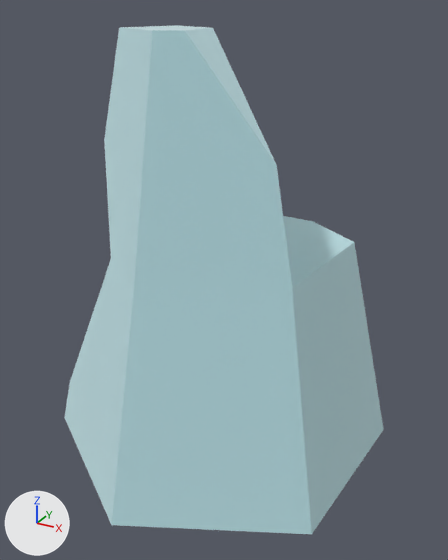
What one commit did to the glTF model public/models/nf2/nature/stone_tallJ.glb.
One viewpoint serves both versions: a 50 mm camera at (0.42, -0.756, 0.594) aimed at (0.011, -0.013, 0.222). Every picture has the same lights, and +X, +Y and +Z are marked at lower left. The older version comes first. Where no turn or scale is listed for an object, it has been applied to the vertices.

In view in the first picture: 'stone_tallJ'.
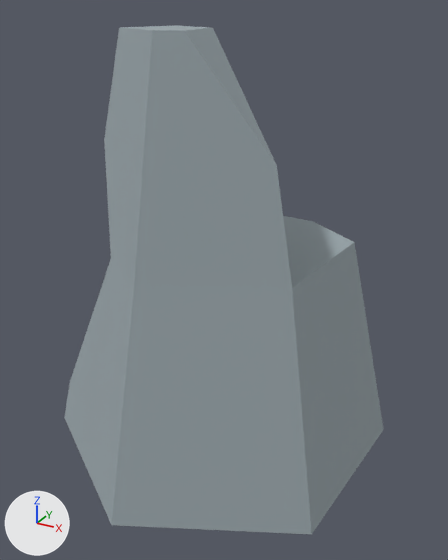
Boxes [x1, y1, x2, y2] around the edits, measured in the pictures (448 x 560 px):
'stone_tallJ', recoloured, surface changed (pale blue to grey)
    both: [64, 25, 384, 534]

The change in detail:
In material 'stone' (mat_stone), metallic goes from 1.0 to 0.0.
Material 'stone' (mat_stone) changes colour from pale blue #ddf2f5 to grey #9aa6ab; in linear values from (0.722, 0.886, 0.91) to (0.323, 0.381, 0.407).
Object 'tmpParent' (ob_tmpparent) is deleted.
